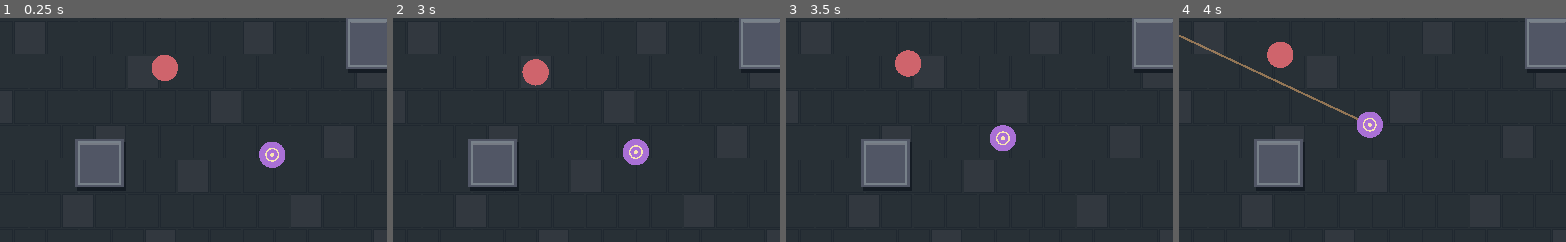
Above: before the commit, frames 1-4 (left to right).
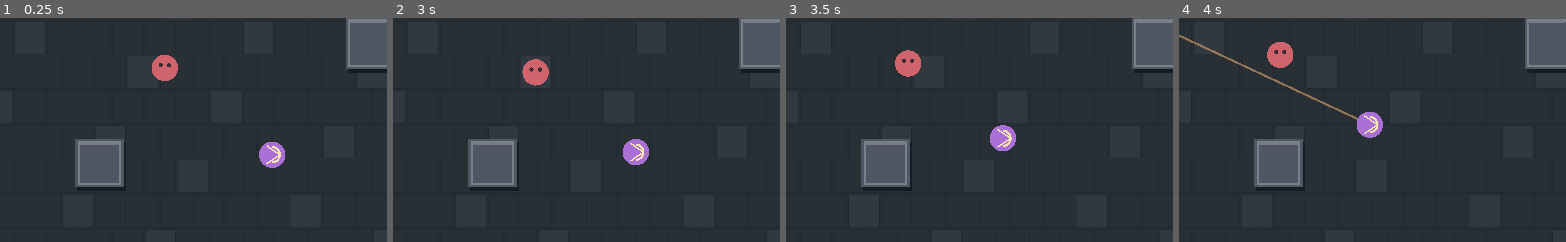
Above: after the commit, the same moments.

Repository: DoctorStrangeSH/Last-Ritual
Game: Godot game, scene res://scenes/topdown_night_prototype.tscn
The game is run twice, just before and just after one commit, with the same random seed, the same clock (stepped at 60 frames per second) and the same inputs. This scene is started directly instead of the project's main scene.
Inputs (mouse positions are % of the whole screen's width and height, from its top left):
- Up to frame 1 (0.25 s): no input
- Up to frame 2 (3 s): tap Enter at 0.5, 2 s; move the mouse to (72, 45) at 0.52 s; hold Right (ui_right) 0.53-1.28 s; tap H at 0.6, 2.85 s; click (72, 45) at 0.67 s; tap Space at 0.77, 1.25, 1.52, 2.75 s; move the mouse to (28, 55) at 1.27 s; hold Down (ui_down) 1.28-2.03 s; tap E at 1.35 s; move the mouse to (59, 28) at 2.02 s; hold Right (ui_right) 2.03-2.78 s; tap R at 2.1 s; move the mouse to (44, 70) at 2.77 s; hold Up (ui_up) from 2.78 s (still down); click (44, 70) at 2.92 s
- Up to frame 3 (3.5 s): keep holding Up (ui_up); tap Space at 3.02 s
- Up to frame 4 (4 s): move the mouse to (80, 65) at 3.52 s; release Up (ui_up) at 3.53 s; hold Left (ui_left) from 3.53 s (still down); tap E at 3.6 s; tap Space at 3.77 s
The pictures show only the part of the screen within x 26-76%, y 27-76%; the shares and areas given below are measured in that part.

The runs differ from the first frame. In frame 1, 0.2% of the frame differs, in the area x 41-73%, y 20-66%; in frame 2, 0.2%; in frame 3, 0.2%; in frame 4, 0.2%, in the area x 24-52%, y 14-52%.

Commit message:
Ночь: узнаваемые враги и эмблемы реликвий, алтаря и торговца (#158)
* art(night): unique enemy silhouettes and relic shrine merchant artwork

* test(night): night enemy silhouettes stay distinct across combat roles

* docs(roadmap): night silhouettes and object legibility

Diff:
--- a/scripts/topdown_night_prototype.gd
+++ b/scripts/topdown_night_prototype.gd
@@ -766,6 +766,33 @@
         draw_rect(Rect2(pillar + Vector2(-12, -12), Vector2(24, 22)), palette["stone"])
         draw_line(pillar + Vector2(-9, -7), pillar + Vector2(9, -7), palette["accent"], 2.0)
 
+func night_enemy_visual_role(enemy: Dictionary) -> String:
+    var role: String = str(enemy.get("role", "regular"))
+    if role in ["boss", "champion", "flanker"]:
+        return role
+    return "ranged" if bool(enemy.get("ranged", false)) else "regular"
+
+func draw_night_enemy_mark(enemy: Dictionary) -> void:
+    var center: Vector2 = enemy["pos"]
+    match night_enemy_visual_role(enemy):
+        "boss":
+            for offset in [-16.0, 16.0]:
+                draw_colored_polygon(PackedVector2Array([center + Vector2(offset - 9, -23), center + Vector2(offset, -43), center + Vector2(offset + 9, -23)]), Color("#e5bead"))
+            draw_circle(center + Vector2(-9, -5), 4.0, Color("#272037"))
+            draw_circle(center + Vector2(9, -5), 4.0, Color("#272037"))
+        "champion":
+            draw_rect(Rect2(center + Vector2(-15, -13), Vector2(30, 10)), Color("#d7d5ce"))
+            draw_rect(Rect2(center + Vector2(-11, 1), Vector2(22, 11)), Color("#564e60"))
+        "flanker":
+            draw_colored_polygon(PackedVector2Array([center + Vector2(14, 0), center + Vector2(-11, -12), center + Vector2(-5, 0), center + Vector2(-11, 12)]), Color("#403244"))
+        "ranged":
+            draw_arc(center, 11.0, -PI / 2.0, PI / 2.0, 18, Color("#f9e5b2"), 3.0)
+            draw_line(center + Vector2(-8, -13), center + Vector2(11, 0), Color("#f9e5b2"), 2.0)
+            draw_line(center + Vector2(-8, 13), center + Vector2(11, 0), Color("#f9e5b2"), 2.0)
+        _:
+            draw_circle(center + Vector2(-6, -4), 3.0, Color("#3d2a32"))
+            draw_circle(center + Vector2(6, -4), 3.0, Color("#3d2a32"))
+
 func _draw() -> void:
     draw_crypt_environment()
     for wall in obstacles:
@@ -813,16 +840,7 @@
         var enemy_color: Color = Color("#fff1d1") if float(enemy.get("hit_flash", 0.0)) > 0.0 else (Color("#aa70d6") if enemy["ranged"] else Color("#e3b967") if enemy.get("role", "") == "flanker" else Color("#b46773") if enemy.get("role", "") == "champion" else Color("#cf646c"))
         var enemy_radius: float = 34.0 if enemy.get("role", "") == "boss" else 25.0 if enemy.get("role", "") == "champion" else 16.0 if enemy.get("role", "") == "flanker" else 19.0
         draw_circle(enemy["pos"], 23.0 if float(enemy.get("hit_flash", 0.0)) > 0.0 else enemy_radius, enemy_color)
-        # Чёткие символы ролей: противника можно узнать без различения цветов.
-        if enemy.get("role", "") == "flanker":
-            draw_line(enemy["pos"] + Vector2(-9, -9), enemy["pos"] + Vector2(9, 9), Color("#241e30"), 3.0)
-            draw_line(enemy["pos"] + Vector2(9, -9), enemy["pos"] + Vector2(-9, 9), Color("#241e30"), 3.0)
-        elif enemy["ranged"]:
-            draw_arc(enemy["pos"], 9.0, 0.0, TAU, 20, Color("#f9e5b2"), 2.0)
-            draw_circle(enemy["pos"], 3.0, Color("#f9e5b2"))
-        elif enemy.get("role", "") == "champion":
-            draw_rect(Rect2(enemy["pos"] + Vector2(-8, -8), Vector2(16, 16)), Color("#f9e5b2"), false, 3.0)
-
+        draw_night_enemy_mark(enemy)
         if enemy.get("role", "") == "boss":
             draw_arc(enemy["pos"], 42.0, 0.0, TAU, 48, Color("#ffc47f"), 5.0)
             draw_label("СТРАЖ РИТУАЛА", enemy["pos"] + Vector2(-72, -59), 16, Color("#ffe6bd"))
@@ -839,7 +857,9 @@
         draw_rect(Rect2(387, 91, 380, 44), Color("#314f47"))
         draw_label(reward_notice, Vector2(414, 119), 19, Color("#fff1c8"))
     if reward_available:
-        draw_circle(Vector2(576, 325), 24.0, Color("#f4d78c"))
+        draw_circle(Vector2(576, 325), 30.0, Color("#534864"))
+        draw_colored_polygon(PackedVector2Array([Vector2(576, 290), Vector2(596, 325), Vector2(576, 360), Vector2(556, 325)]), Color("#efcc91"))
+        draw_circle(Vector2(576, 325), 8.0, Color("#fff2c7"))
         draw_label("ВЫБЕРИТЕ РЕЛИКВИЮ", Vector2(480, 425), 23)
         var palette := [Color("#526d9b"), Color("#a16a36"), Color("#863c54")]
         for i in range(RELIC_RECTS.size()):
@@ -850,6 +870,8 @@
             draw_label(RELIC_EFFECTS[i], RELIC_RECTS[i].position + Vector2(10, 50), 12)
     if shrine_open:
         draw_rect(Rect2(260, 206, 635, 218), Color("#26313e"))
+        draw_rect(Rect2(260, 206, 635, 218), Color("#b9a47c"), false, 2.0)
+        draw_circle(Vector2(577, 285), 18.0, Color("#688f8b"))
         draw_label("ДРЕВНИЙ АЛТАРЬ — ВЫБЕРИТЕ ДАР", Vector2(340, 255), 23, Color("#f3d7ad"))
         var options := ["+15 ЗДОРОВЬЯ", "-10 ЗД / +1 УРОН", "ОТКАЗАТЬСЯ"]
         for i in range(SHRINE_BUTTONS.size()):
@@ -857,6 +879,9 @@
             draw_label(options[i], SHRINE_BUTTONS[i].position + Vector2(8, 35), 16)
     if shop_open:
         draw_rect(Rect2(285.0, 205.0, 570.0, 220.0), Color("#263b45"))
+        draw_rect(Rect2(285.0, 205.0, 570.0, 220.0), Color("#a6bcaa"), false, 2.0)
+        draw_circle(Vector2(578, 284), 16.0, Color("#e5cc97"))
+        draw_rect(Rect2(565, 273, 26, 19), Color("#56716a"))
         draw_label("СТРАНСТВУЮЩИЙ ТОРГОВЕЦ — ДУШИ %d" % night_souls, Vector2(359, 255), 23)
         for i in range(SHOP_RECTS.size()):
             draw_rect(SHOP_RECTS[i], Color("#4e8373") if i < 2 else Color("#775e6d"))
--- a/tests/topdown_smoke.gd
+++ b/tests/topdown_smoke.gd
@@ -805,6 +805,16 @@
         check(ambush_colors["floor"] != elite_colors["floor"], "Ambush and elite rooms have distinct floor palettes")
         check(night_art.DOOR_POINTS.size() == 4, "Night door markers preserve four directional positions")
         night_art.queue_free()
+    var silhouette_scene = load("res://scenes/topdown_night_prototype.tscn")
+    if silhouette_scene != null:
+        var art_check = silhouette_scene.instantiate()
+        root.add_child(art_check)
+        check(art_check.night_enemy_visual_role({"role": "boss", "ranged": false}) == "boss", "Night boss has unique visual role")
+        check(art_check.night_enemy_visual_role({"role": "champion", "ranged": false}) == "champion", "Night armored enemy has unique visual role")
+        check(art_check.night_enemy_visual_role({"role": "flanker", "ranged": false}) == "flanker", "Night flanker has unique visual role")
+        check(art_check.night_enemy_visual_role({"role": "regular", "ranged": true}) == "ranged", "Night ranged enemy shows bow")
+        check(art_check.night_enemy_visual_role({"role": "regular", "ranged": false}) == "regular", "Night melee enemy shows distinct face")
+        art_check.queue_free()
     var packed := load("res://scenes/topdown_night_prototype.tscn") as PackedScene
     check(packed != null, "Top-down entry scene loads")
     if packed == null:
Not shown, changed: docs/ROADMAP.md
